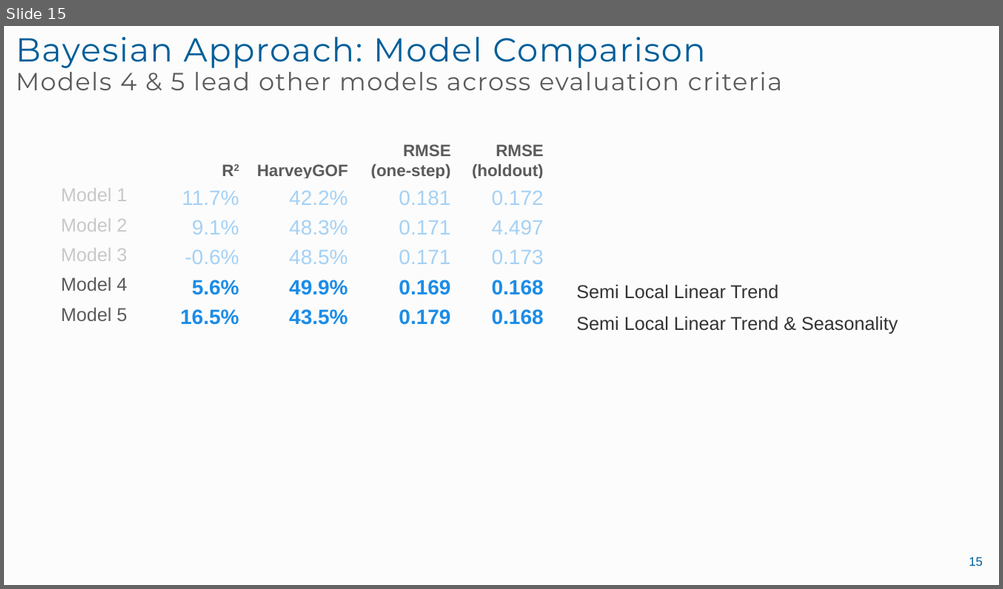
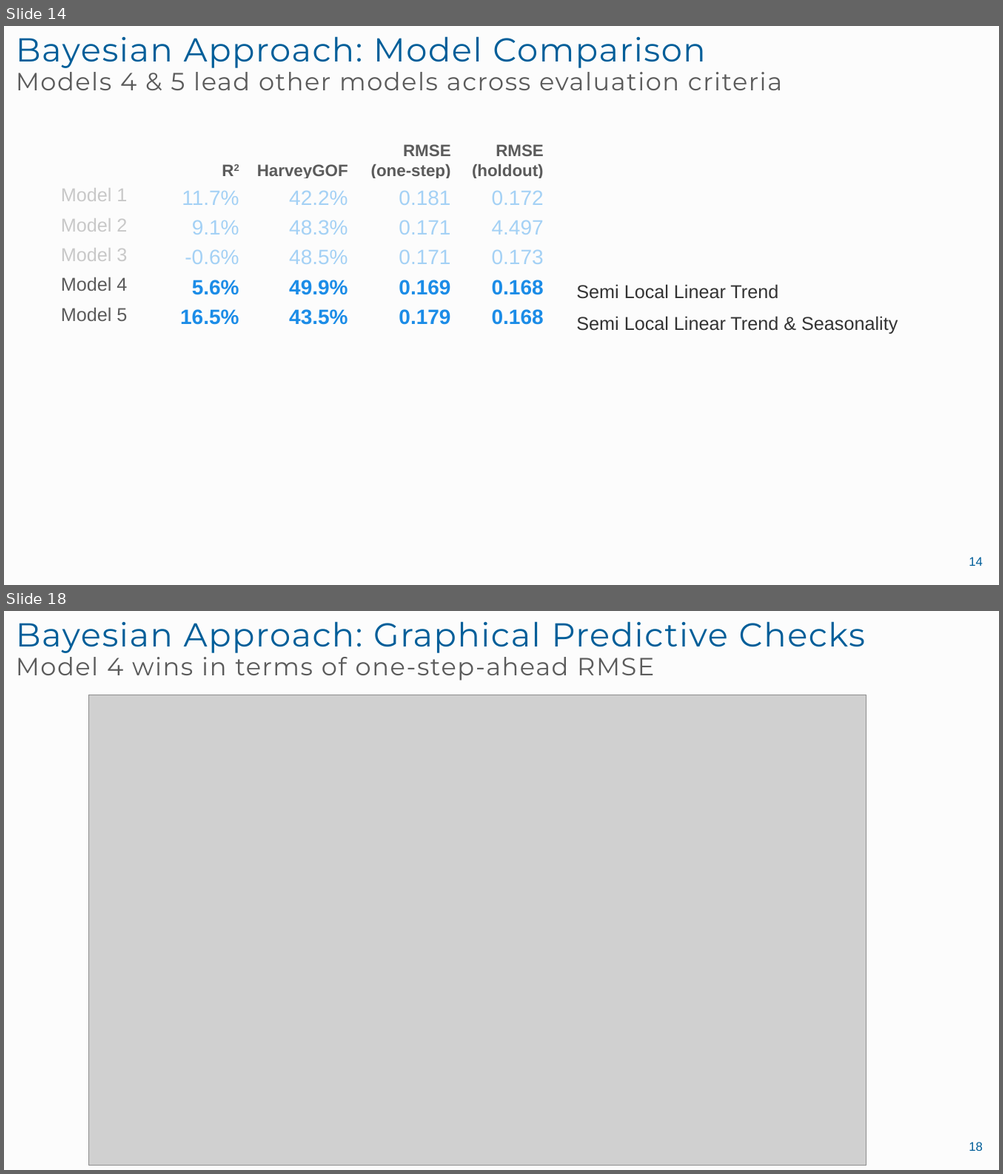
Before and after one commit to landonme/Lowering-BAC-Bayesian-vs.-Frequentist, a slide deck: final presentation.pptx. Shown one above the other, each under a label of ours: slide 15 before the commit, slides 14 and 18 after it; the slides between them are not shown. The pictures are 1003x589 and 1003x1174 pixels, drawn with LibreOffice and Linux fonts; fonts in the diff are those of the drawing; grey boxes stand for pictures. Boxes give left, top, right and bottom in pixels: in the first picture for what was removed or moved away, otherwise in the second. Text is boxed around its words. In the diff, an @@ line names an element or a change of style, - is before the commit and + after.

```diff
--- a/final presentation.pptx
+++ b/final presentation.pptx
@@ slide 18 added at bbox=[4, 611, 999, 1170], background #FCFCFC @@
@@ title added at bbox=[16, 621, 865, 681], 32 pt, text #005E99 @@
+Bayesian Approach: Graphical Predictive Checks
+Model 4 wins in terms of one-step-ahead RMSE
@@ picture added at bbox=[88, 695, 866, 1165] @@
@@ page number added at bbox=[968, 1142, 982, 1151], 12 pt, text #005E99 @@
+18
@@ what was slide 15 is now slide 14 @@
@@ page number at bbox=[968, 557, 982, 566]: text changed @@
-15
+14
```
Also in this commit, not shown: 5 slides changed, 4 other slides added, 1 slide removed, 1 other file.
